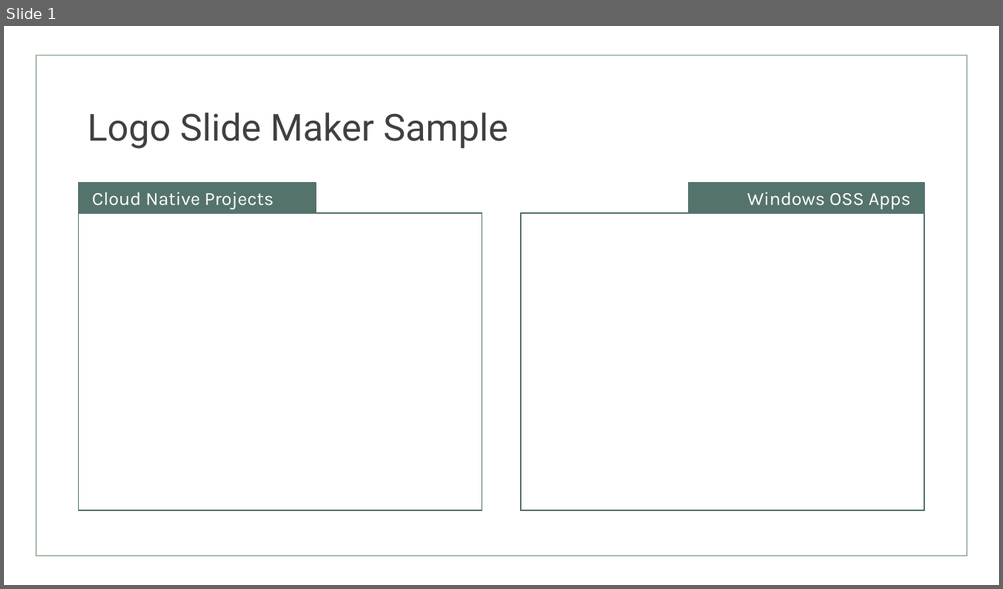
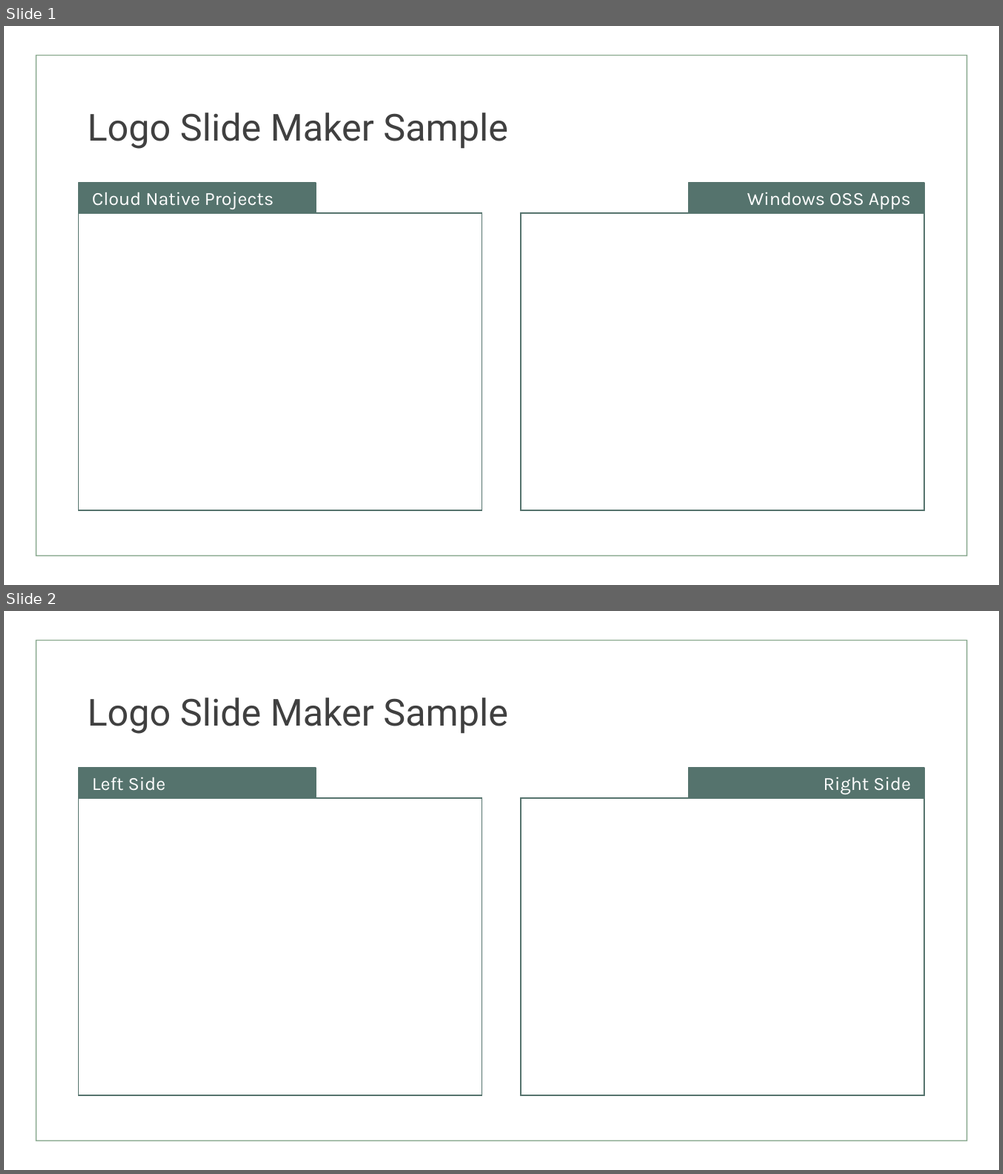
Before and after one commit to jcoliz/LogoSlideMaker, a slide deck: sample/template.pptx. Shown one above the other, each under a label of ours: slide 1 before the commit, slides 1 and 2 after it. The pictures are 1003x589 and 1003x1174 pixels, drawn with LibreOffice and Linux fonts; fonts in the diff are those of the drawing. Boxes give left, top, right and bottom in pixels: in the first picture for what was removed or moved away, otherwise in the second. Text is boxed around its words. In the diff, an @@ line names an element or a change of style, - is before the commit and + after.

Commit message:
docs: Update embedded samples to use improved slide image

```diff
--- a/sample/template.pptx
+++ b/sample/template.pptx
@@ slide 2 added at <box>4,611,999,1170</box>, background #FFFFFF; not listed: 1 template element that a slide beside it also shows @@
@@ title added at <box>88,698,508,734</box>, 36 pt, text #404040 @@
+Logo Slide Maker Sample
@@ rectangle added at <box>79,768,316,797</box>, fill #55736D, outline #55736D 1 pt, 18 pt, text #FFFFFF @@
+Left Side
@@ rectangle added at <box>688,768,924,797</box>, fill #55736D, outline #55736D 1 pt, 18 pt, text #FFFFFF @@
+Right Side
@@ rectangle added at <box>79,798,482,1096</box>, fill #FFFFFF, outline #55736D 1 pt @@
@@ rectangle added at <box>521,798,925,1096</box>, fill #FFFFFF, outline #55736D 1 pt @@
```
Also in this commit, not shown: 3 other files.
